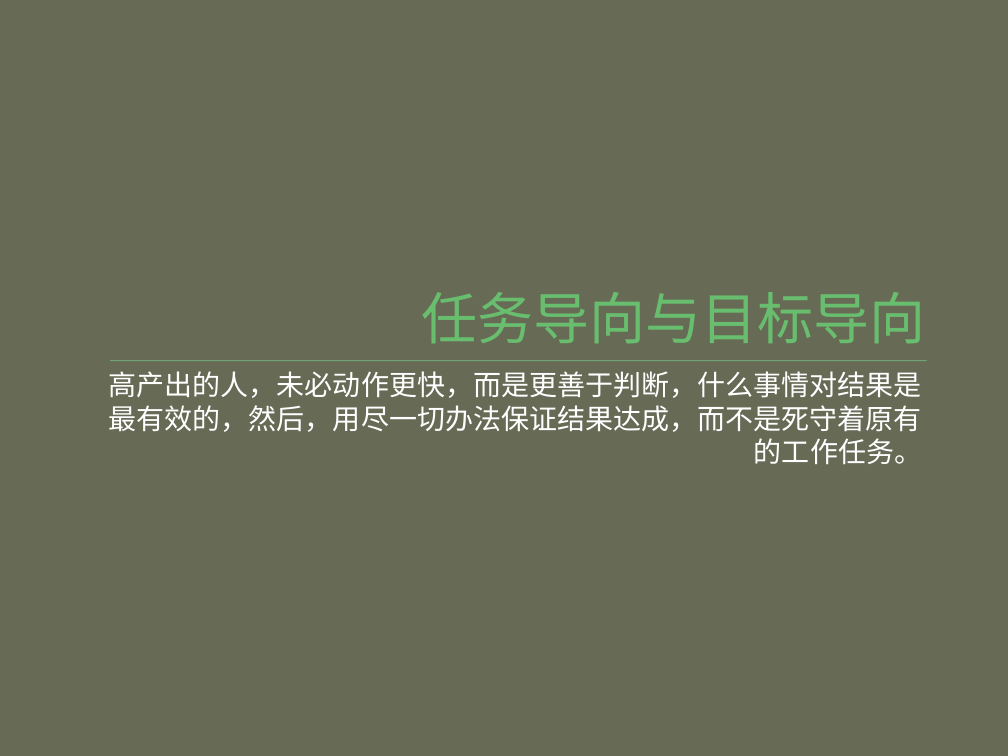
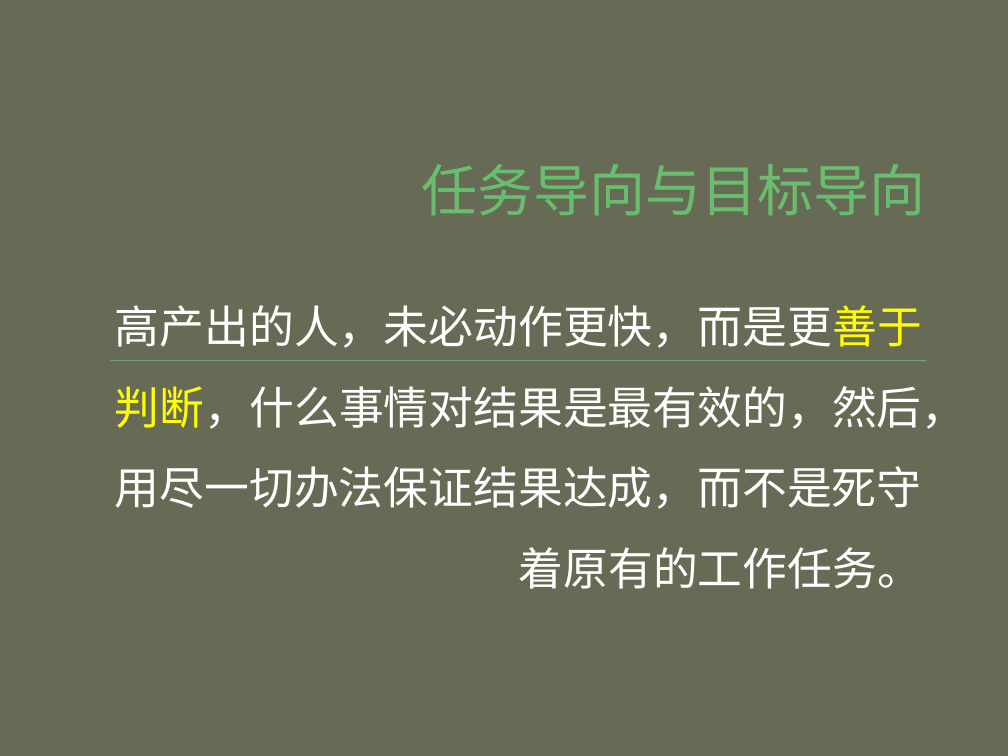
Before and after one commit to ghj1976/lecture, a slide deck: slide 6 of 工作方式/累死你的不是工作，而是工作方式.pptx. Drawn at 1008x756 pixels with LibreOffice and Linux fonts; fonts in the diff are those of the drawing. Boxes give left, top, right and bottom in pixels: in the first picture for what was removed or moved away, otherwise in the second. Text is boxed around its words. In the diff, an @@ line names an element or a change of style, - is before the commit and + after.

Commit message:
工作方式和纸飞机游戏ppt

```diff
--- a/工作方式/累死你的不是工作，而是工作方式.pptx
+++ b/工作方式/累死你的不是工作，而是工作方式.pptx
@@ title "任务导向与目标导向" at (422, 164, 926, 215): font Roboto Slab to Noto Sans CJK SC @@
@@ text "高产出的人，未必动作更快，而是更善于判断，什么事情对结果是最有效的，然后，用尽一切办法保证结果达成，而不是死守着原有的工 ...": place and size @@
-text "高产出的人，未必动作更快，而是更善于判断，什么事情对结果是最有效的，然后，用尽一切办法保证结果达成，而不是死守着原有的工 ..." at (109, 371, 922, 464)
+text "高产出的人，未必动作更快，而是更善于判断，什么事情对结果是最有效的，然后，用尽一切办法保证结果达成，而不是死守着原有的工 ..." at (115, 305, 967, 589)
@@ text "高产出的人，未必动作更快，而是更善于判断，什么事情对结果是最有效的，然后，用尽一切办法保证结果达成，而不是死守着原有的工 ..." at (115, 305, 967, 589): size 20 to 32 pt; text colour #FFFFFF to #FFFF00 in "高产出的人，未必动作更快，而是更善于判断，什么事情对结果是最有效的，然后，用尽一切办法保证结果达成，而不是死守着原有的工 ..."; line spacing 1 to 1.5 @@
```
Also in this commit, not shown: 8 other slides changed, 12 slides added, 1 slide removed.
